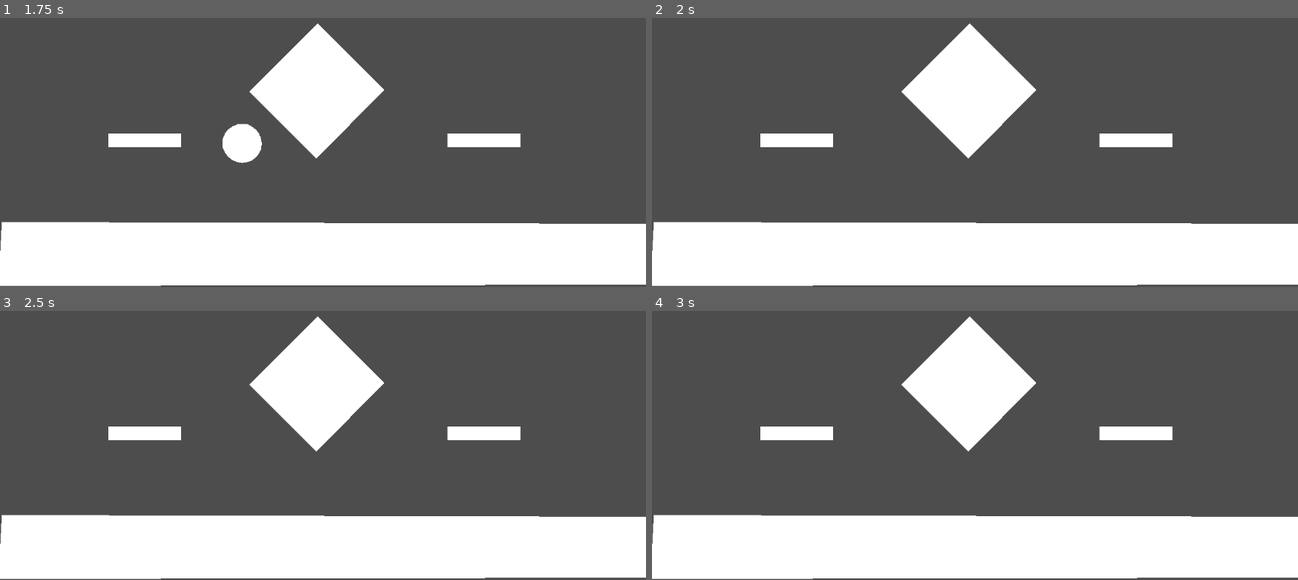
Above: before the commit, frames 1-4 (two rows, left to right).
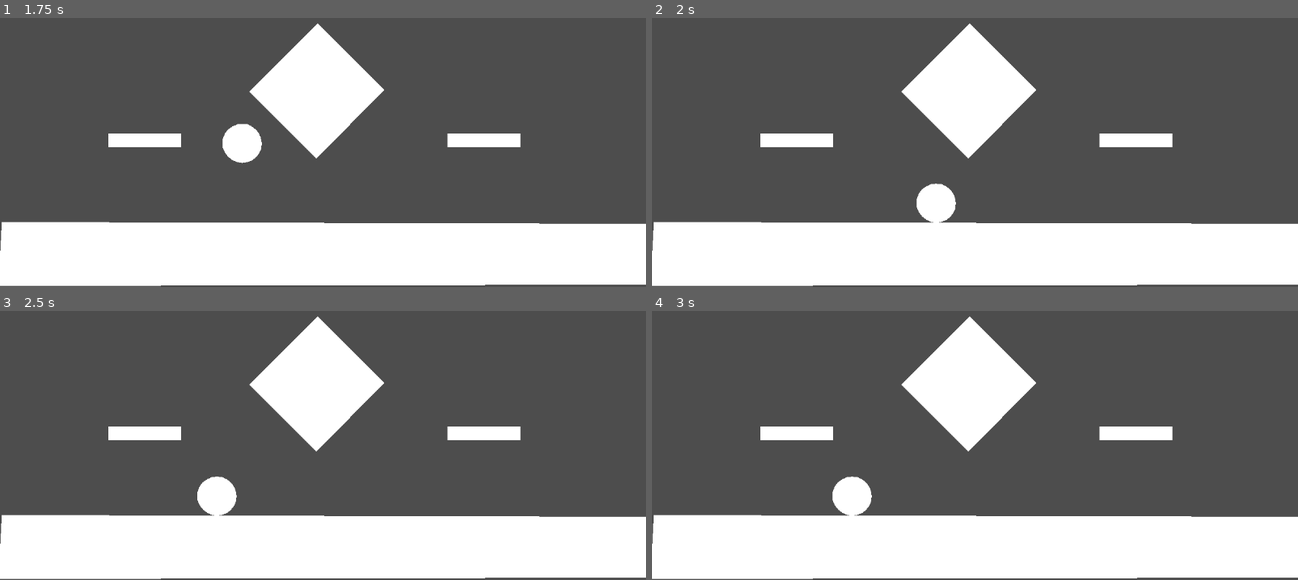
Above: after the commit, the same moments.

Repository: Zblaz/Rounds2
Game: Godot game, scene res://Scenes/test_world.tscn
Two runs of this game, one before a commit and one after it. Both use one fixed random seed, a clock stepped at 60 frames per second and the inputs below. This scene is started directly instead of the project's main scene.
Inputs:
- Up to frame 1 (1.75 s): tap Enter (ui_accept) at 0.5, 0.77, 1.52 s; hold Right (ui_right) from 0.53 s (still down)
- Up to frame 2 (2 s): keep holding Right (ui_right)
- Up to frame 3 (2.5 s): release Right (ui_right) at 2.03 s; hold Left (ui_left) from 2.03 s (still down)
- Up to frame 4 (3 s): release Left (ui_left) at 2.78 s; hold Right (ui_right) from 2.78 s (still down)

Frame 1 is identical in both runs. In frame 2, 0.7% of the frame differs, in the area x 40-48%, y 61-77%; in frame 3, 0.7%; in frame 4, 0.7%.

Commit message:
aaaahhhhhhhhhh

Diff:
--- a/Scenes/main_menu.tscn
+++ b/Scenes/main_menu.tscn
@@ -21,10 +21,10 @@
 anchor_top = 0.5
 anchor_right = 0.5
 anchor_bottom = 0.5
-offset_left = -576.0
-offset_top = -286.0
-offset_right = 575.0
-offset_bottom = 270.0
+offset_left = -250.0
+offset_top = -226.0
+offset_right = 250.0
+offset_bottom = 74.0
 grow_horizontal = 2
 grow_vertical = 2
 
@@ -34,11 +34,7 @@
 [node name="Play" type="Button" parent="MarginContainer/VBoxContainer"]
 layout_mode = 2
 tooltip_text = "Online Lobby"
-text = "
-
-
-
-Lobby"
+text = "Lobby"
 flat = true
 
 [node name="Options" type="Button" parent="MarginContainer/VBoxContainer"]
--- a/Scenes/options_menu.tscn
+++ b/Scenes/options_menu.tscn
@@ -17,10 +17,10 @@
 
 [node name="Options" type="PanelContainer" parent="."]
 layout_mode = 2
-offset_left = 402.0
-offset_top = 212.0
-offset_right = 752.0
-offset_bottom = 501.0
+offset_left = 406.0
+offset_top = 206.0
+offset_right = 756.0
+offset_bottom = 495.0
 
 [node name="Contents" type="VBoxContainer" parent="Options"]
 layout_mode = 2
@@ -29,11 +29,13 @@
 layout_mode = 2
 text = "Music Volume"
 
-[node name="HSlider" parent="Options/Contents" instance=ExtResource("3_3vwjx")]
+[node name="Music Slider" parent="Options/Contents" instance=ExtResource("3_3vwjx")]
 layout_mode = 2
 
 [node name="Back" type="Button" parent="Options/Contents"]
 layout_mode = 2
+size_flags_horizontal = 4
+size_flags_vertical = 6
 tooltip_text = "Return to Main Menu"
 text = "Back"
 flat = true
--- /dev/null
+++ b/Scenes/polygon_2d.gd
@@ -0,0 +1,7 @@
+extends Polygon2D
+
+
+var rotation_speed: float = 5.0
+
+func _process(delta: float) -> void:
+	rotation += rotation_speed * delta
--- a/Scripts/player.gd
+++ b/Scripts/player.gd
@@ -23,5 +23,5 @@
 		velocity.x = move_toward(velocity.x, 0, SPEED)
 	move_and_slide()
 
-func _on_area_2d_body_entered(area: CharacterBody2D):
+func _on_hazards_body_entered(area: CharacterBody2D):
 	hide()
--- a/project.godot
+++ b/project.godot
@@ -17,7 +17,15 @@
 
 [autoload]
 
-MenuMusic="*res://Scenes/menu_music.tscn"
+MenuMusic="res://Scenes/menu_music.tscn"
+
+[input]
+
+pause={
+"deadzone": 0.5,
+"events": [Object(InputEventKey,"resource_local_to_scene":false,"resource_name":"","device":-1,"window_id":0,"alt_pressed":false,"shift_pressed":false,"ctrl_pressed":false,"meta_pressed":false,"pressed":false,"keycode":0,"physical_keycode":4194305,"key_label":0,"unicode":0,"location":0,"echo":false,"script":null)
+]
+}
 
 [rendering]
 
Not shown: 1 places in Scenes/options_menu.tscn that only renumber resources
